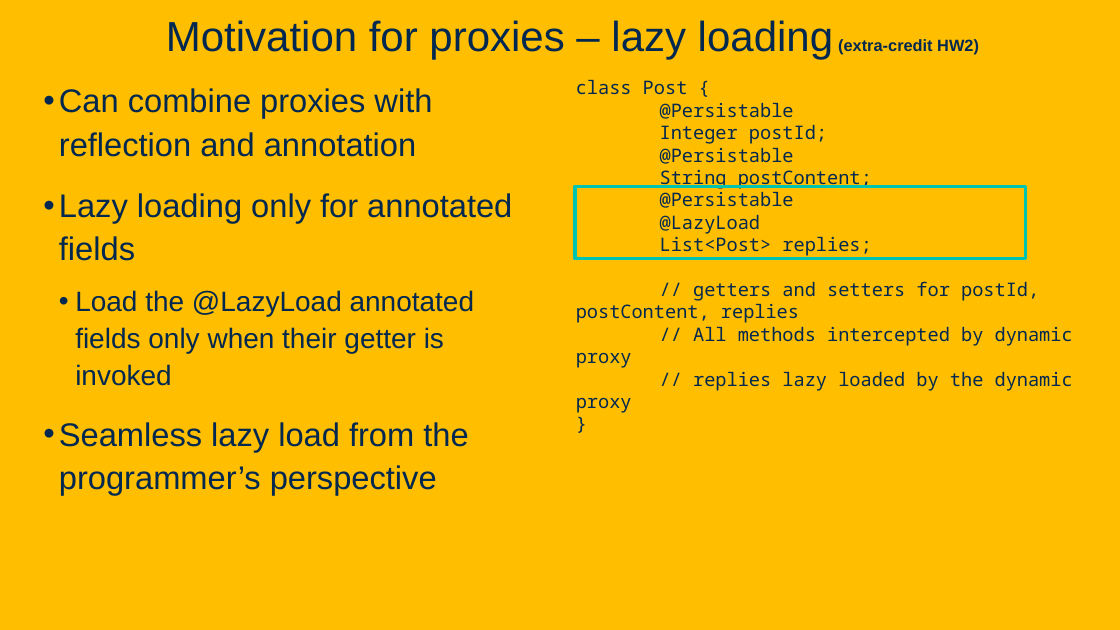
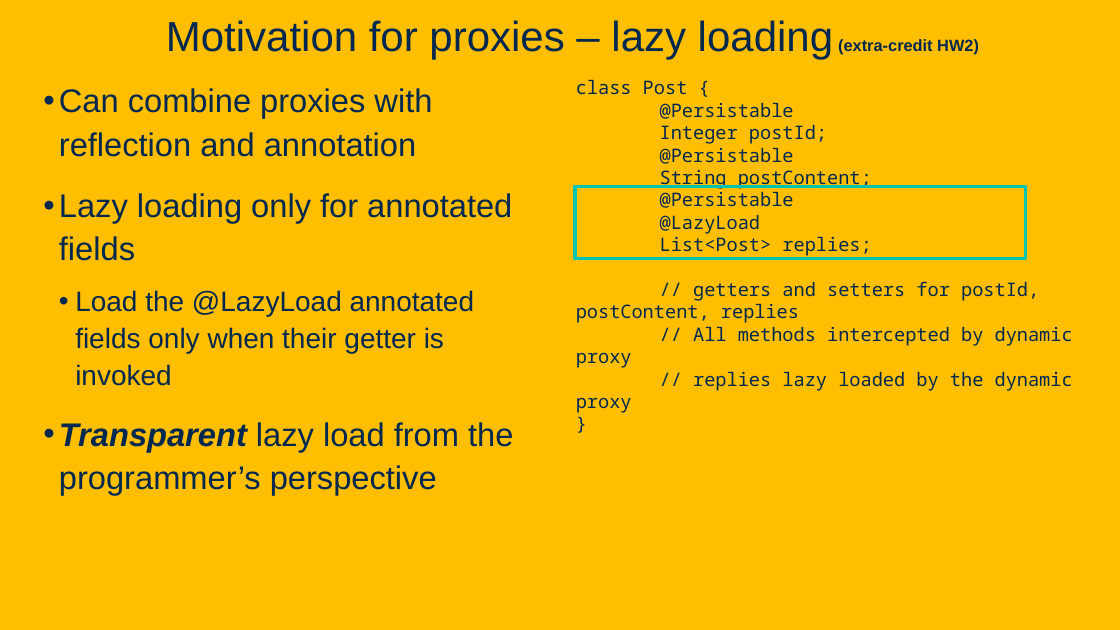
Before and after one commit to davsec-teaching/ECS160-Winter2025, a slide deck: slide 90 of slides/5_annotations_and_reflection.pptx (slide 89 before the commit). Drawn at 1120x630 pixels with LibreOffice and Linux fonts; fonts in the diff are those of the drawing; background and template pictures are left out. Boxes give left, top, right and bottom in pixels: in the first picture for what was removed or moved away, otherwise in the second. Text is boxed around its words. In the diff, an @@ line names an element or a change of style, - is before the commit and + after.

```diff
--- a/slides/5_annotations_and_reflection.pptx
+++ b/slides/5_annotations_and_reflection.pptx
@@ text at [59, 422, 513, 495]: text changed @@
-• Seamless lazy load from the programmer’s perspective
+• Transparent lazy load from the programmer’s perspective
```
Also in this commit, not shown: 6 other slides changed, 1 slide added.
